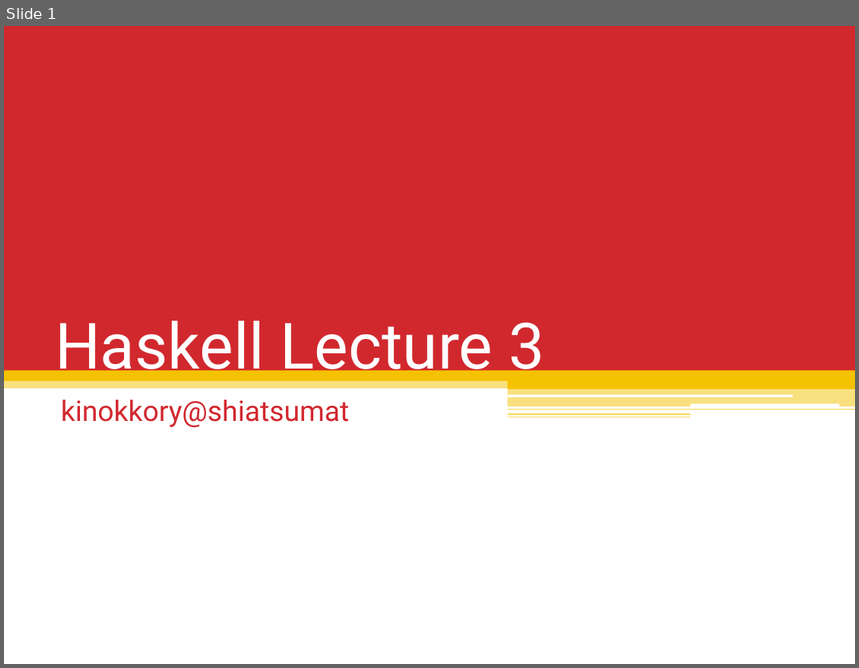
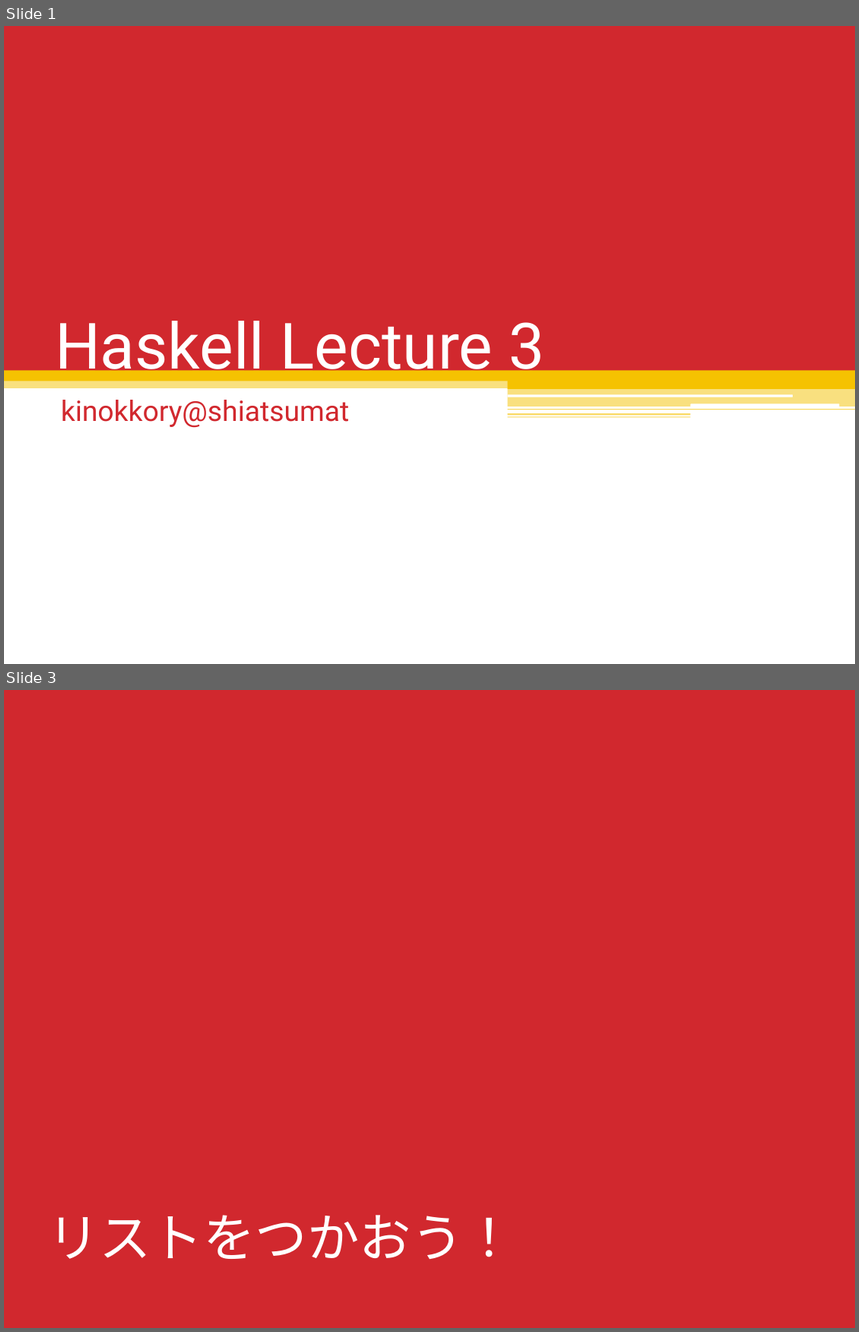
Before and after one commit to shiatsumat/HaskellLecture, a slide deck: 3_recursion_data/slides/3_recursion_data.pptx. Shown one above the other, each under a label of ours: slide 1 before the commit, slides 1 and 3 after it; the slides between them are not shown. The pictures are 859x668 and 859x1332 pixels, drawn with LibreOffice and Linux fonts; fonts in the diff are those of the drawing. Boxes give left, top, right and bottom in pixels: in the first picture for what was removed or moved away, otherwise in the second. Text is boxed around its words. In the diff, an @@ line names an element or a change of style, - is before the commit and + after.

```diff
--- a/3_recursion_data/slides/3_recursion_data.pptx
+++ b/3_recursion_data/slides/3_recursion_data.pptx
@@ slide 3 added at (4,690,855,1328), background #D1282E @@
@@ title added at (47,1215,515,1259), 44 pt, text #FFFFFF @@
+リストをつかおう！
```
Also in this commit, not shown: 4 other slides added, 1 slide removed, 1 other file.
